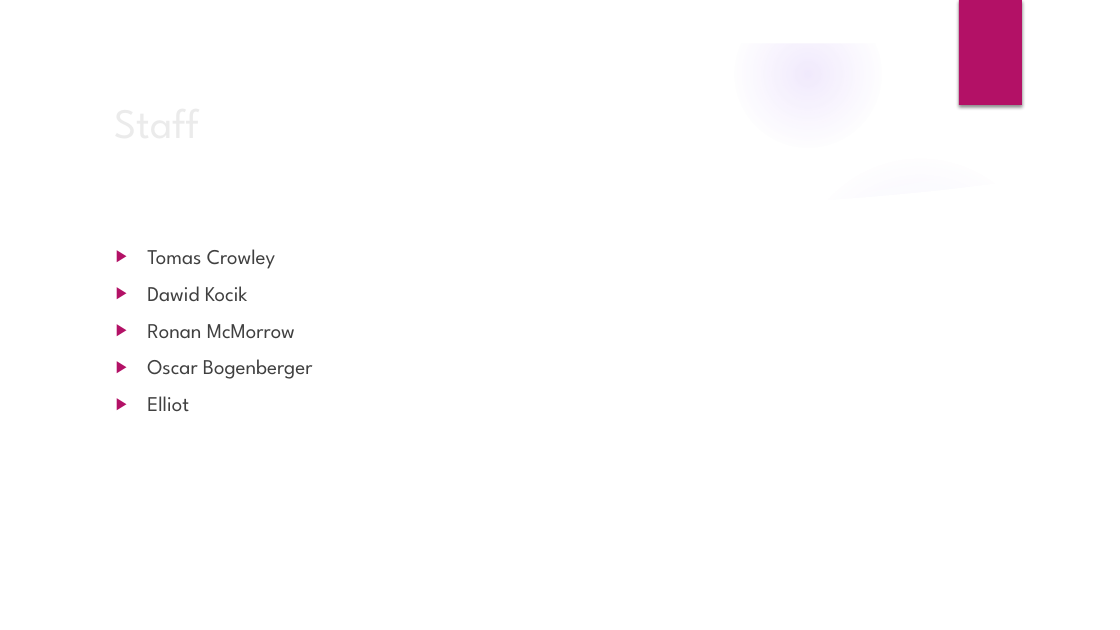
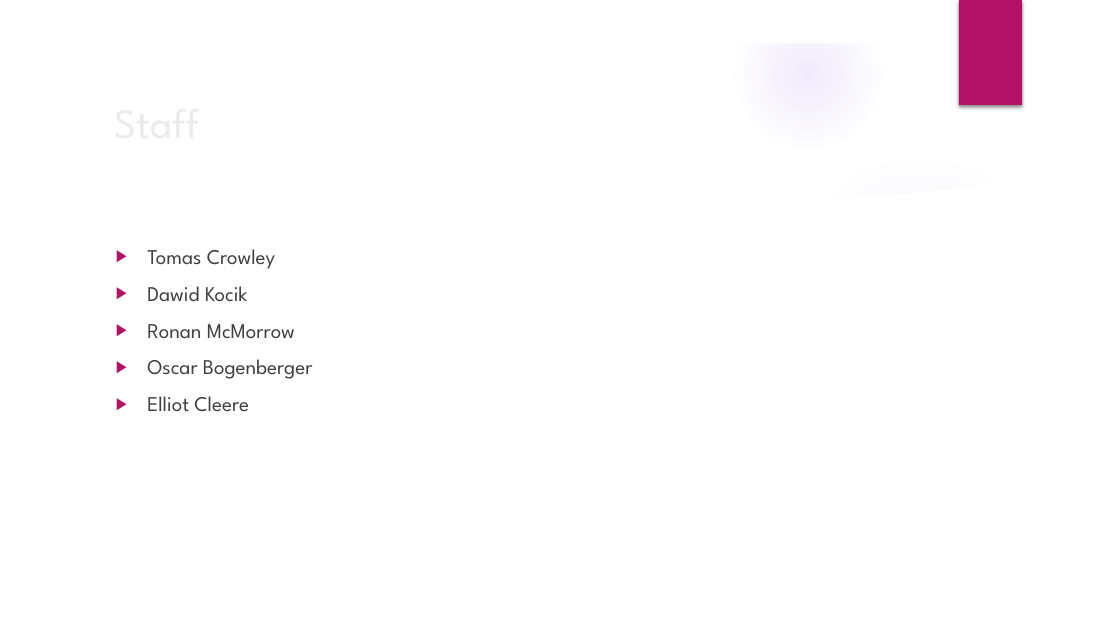
Before and after one commit to dawidK5/NinjaBall, a slide deck: slide 8 of pitchNinja Ball.pptx. Drawn at 1120x630 pixels with LibreOffice and Linux fonts; fonts in the diff are those of the drawing; background and template pictures are left out. Boxes give left, top, right and bottom in pixels: in the first picture for what was removed or moved away, otherwise in the second. Text is boxed around its words. In the diff, an @@ line names an element or a change of style, - is before the commit and + after.

```diff
--- a/pitchNinja Ball.pptx
+++ b/pitchNinja Ball.pptx
@@ text at (147, 396, 249, 412): text changed @@
-▶ Elliot
+▶ Elliot Cleere
```
